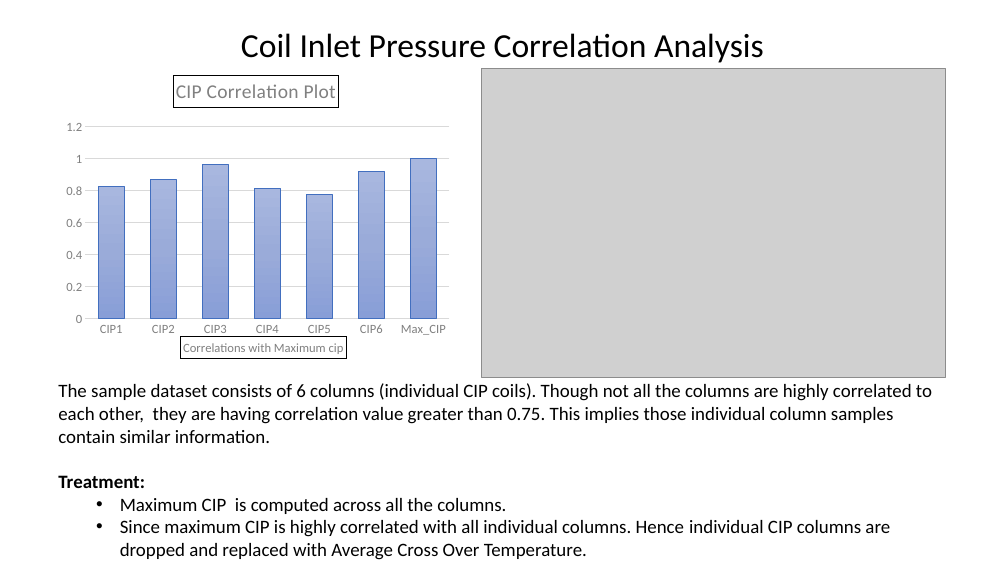
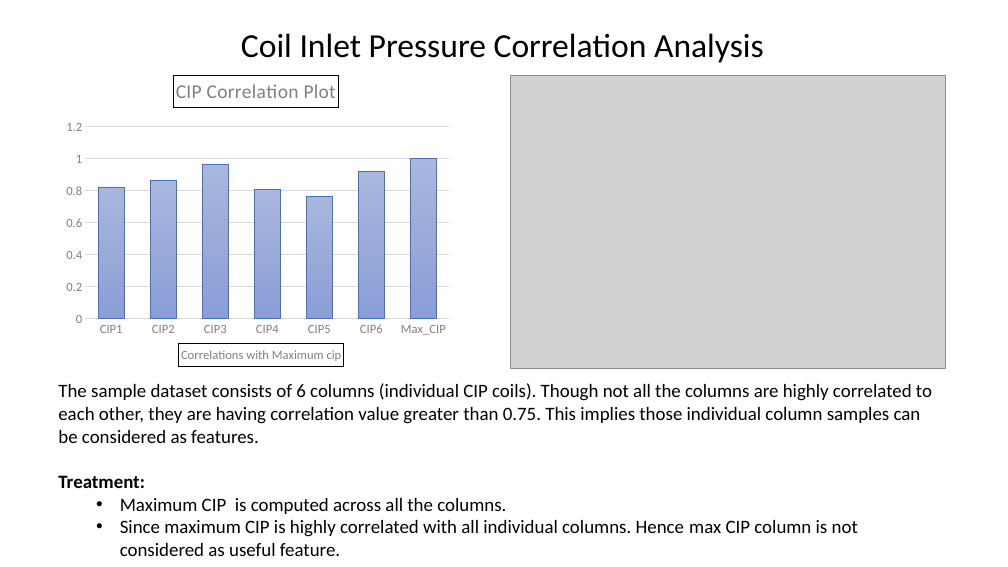
Before and after one commit to SabyasachiBhadra/CAP_106, a slide deck: slide 12 of CAP_106_Research_Env/EDA_Report/New Microsoft PowerPoint Presentation.pptx. Drawn at 1008x567 pixels with LibreOffice and Linux fonts; fonts in the diff are those of the drawing; grey boxes stand for pictures. Boxes give left, top, right and bottom in pixels: in the first picture for what was removed or moved away, otherwise in the second. Text is boxed around its words. In the diff, an @@ line names an element or a change of style, - is before the commit and + after.

```diff
--- a/CAP_106_Research_Env/EDA_Report/New Microsoft PowerPoint Presentation.pptx
+++ b/CAP_106_Research_Env/EDA_Report/New Microsoft PowerPoint Presentation.pptx
@@ column chart at [51,76,461,369] @@
@@ Series 1, CIP1: 0.83 to 0.82 @@
@@ Series 1, CIP5: 0.78 to 0.77 @@
@@ picture: place and size @@
-picture at [482,69,945,377]
+picture at [511,76,945,369]
@@ text at [58,383,932,443]: text changed @@
-The sample dataset consists of 6 columns (individual CIP coils). Though not all the columns are highly correlated to each other, they are having correlation value greater than 0.75. This implies those individual column samples contain similar information.
+The sample dataset consists of 6 columns (individual CIP coils). Though not all the columns are highly correlated to each other, they are having correlation value greater than 0.75. This implies those individual column samples can be considered as features.
@@ text at [120,520,858,556]: text changed @@
-  • Since maximum CIP is highly correlated with all individual columns. Hence individual CIP columns are dropped and replaced with Average Cross Over Temperature.
+  • Since maximum CIP is highly correlated with all individual columns. Hence max CIP column is not considered as useful feature.
```
Also in this commit, not shown: 7 other slides changed, 6 slides added, 32 other files.
